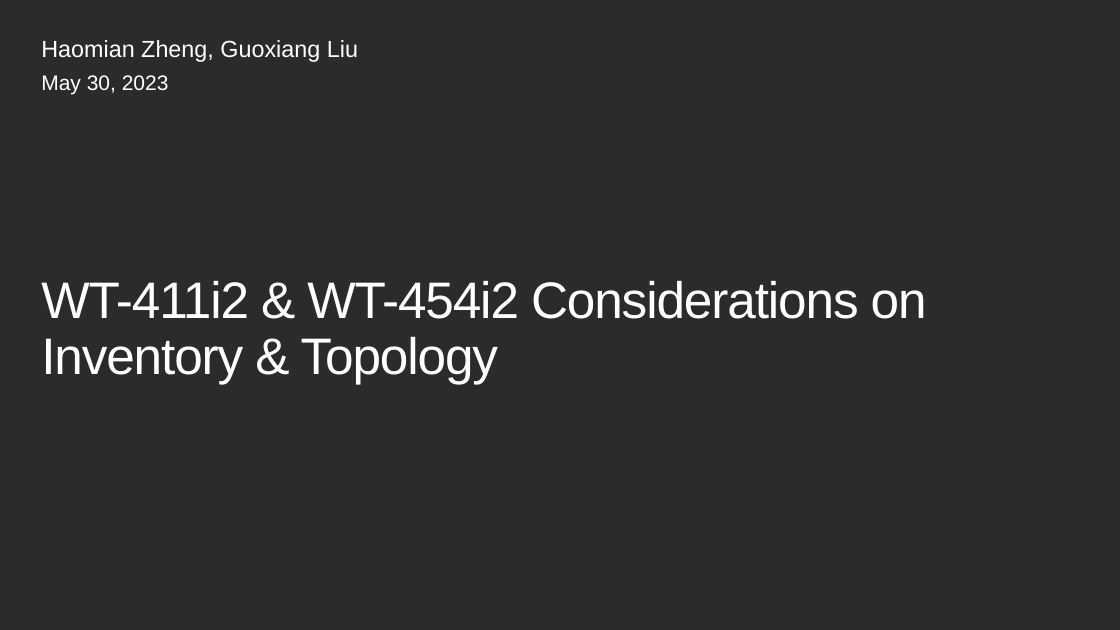
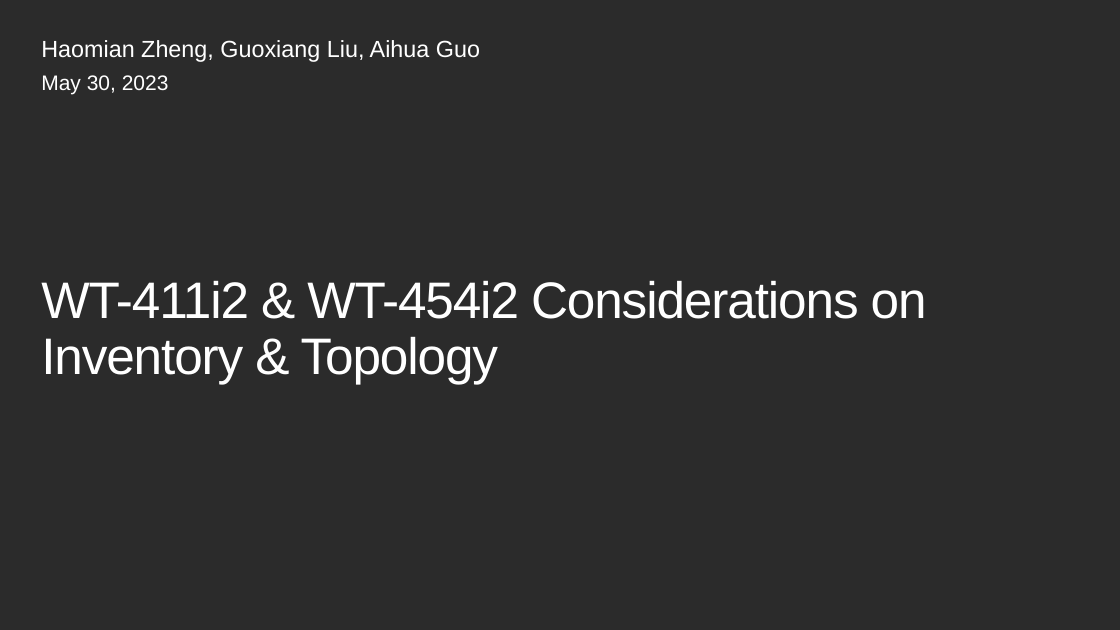
Before and after one commit to aguoietf/Public_material_for_standards, a slide deck: slide 1 of CONTRIB-xxxx-huawei-01 - NBI Design - inventory-topo.pptx. Drawn at 1120x630 pixels with LibreOffice and Linux fonts; fonts in the diff are those of the drawing; background and template pictures are left out; a plain dark background stands for a picture behind light text. Boxes give left, top, right and bottom in pixels: in the first picture for what was removed or moved away, otherwise in the second. Text is boxed around its words. In the diff, an @@ line names an element or a change of style, - is before the commit and + after.

```diff
--- a/CONTRIB-xxxx-huawei-01 - NBI Design - inventory-topo.pptx
+++ b/CONTRIB-xxxx-huawei-01 - NBI Design - inventory-topo.pptx
@@ subtitle at (x1=41, y1=40, x2=480, y2=62): text changed @@
-Haomian Zheng, Guoxiang Liu
+Haomian Zheng, Guoxiang Liu, Aihua Guo
```
Also in this commit, not shown: 8 other slides changed, 12 slides removed, 2 other files.
